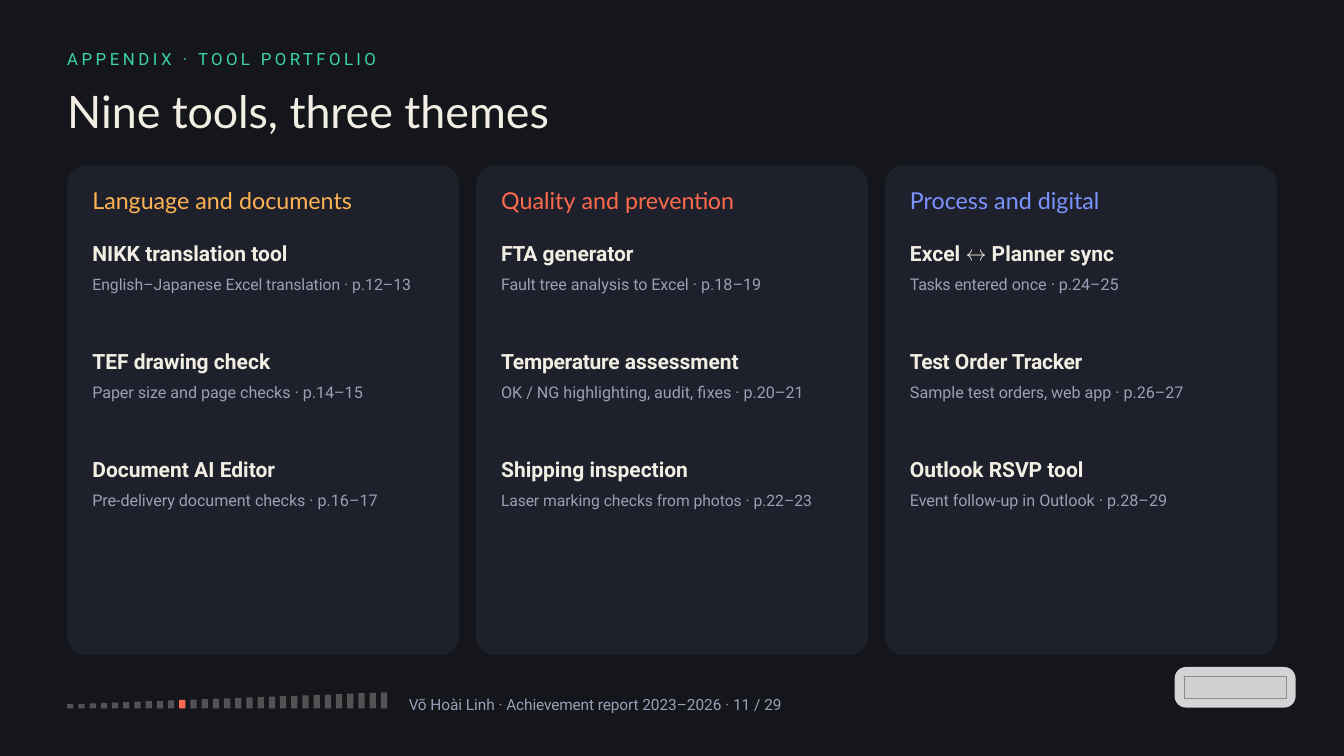
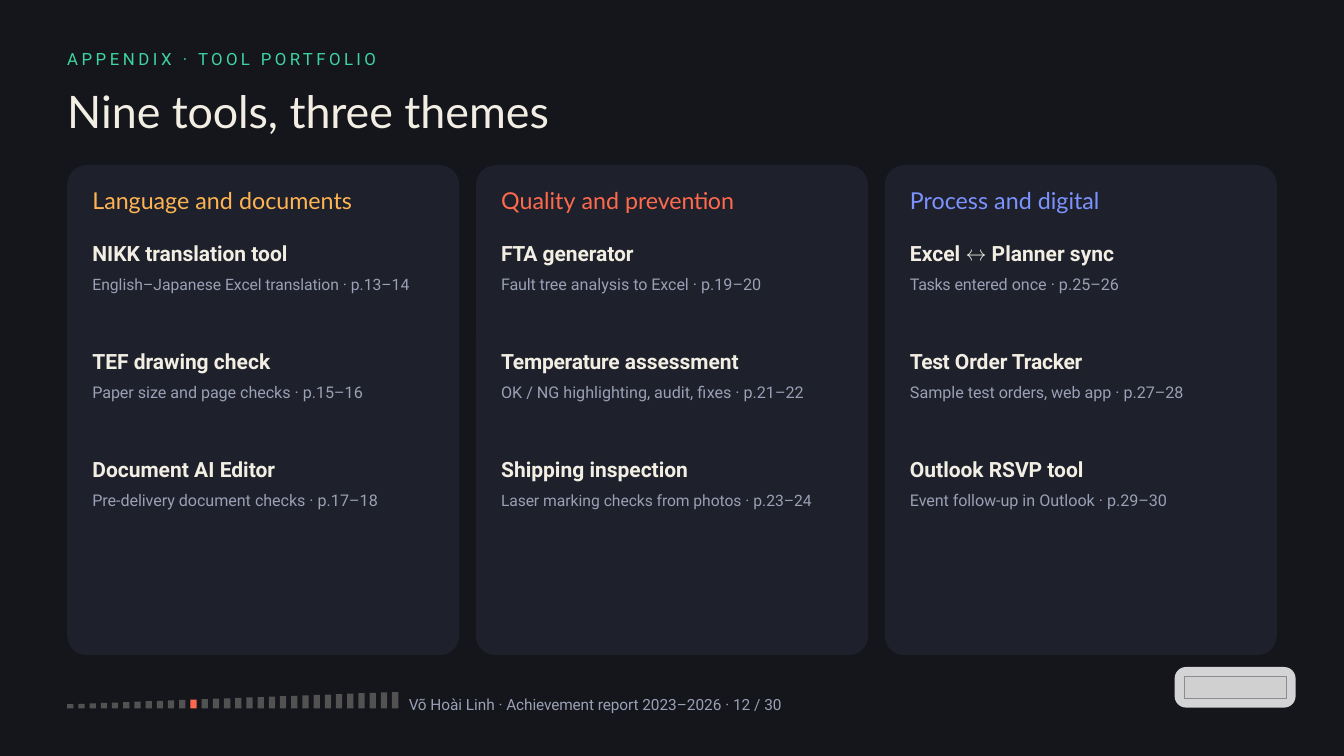
Before and after one commit to vohoailinh90/Multiple-report, a slide deck: slide 12 of reports/achievement-2023-2026/Linh_Vo_3-Year_Achievement_Report.pptx (slide 11 before the commit). Drawn at 1344x756 pixels with LibreOffice and Linux fonts; fonts in the diff are those of the drawing; grey boxes stand for pictures. Boxes give left, top, right and bottom in pixels: in the first picture for what was removed or moved away, otherwise in the second. Text is boxed around its words. In the diff, an @@ line names an element or a change of style, - is before the commit and + after.

```diff
--- a/reports/achievement-2023-2026/Linh_Vo_3-Year_Achievement_Report.pptx
+++ b/reports/achievement-2023-2026/Linh_Vo_3-Year_Achievement_Report.pptx
@@ text at <box>92,278,409,293</box>: text changed; size 16.9 to 16.8 pt @@
-English–Japanese Excel translation · p.12–13
+English–Japanese Excel translation · p.13–14
@@ text at <box>501,278,761,294</box>: text changed @@
-Fault tree analysis to Excel · p.18–19
+Fault tree analysis to Excel · p.19–20
@@ text at <box>910,278,1119,293</box>: text changed @@
-Tasks entered once · p.24–25
+Tasks entered once · p.25–26
@@ text at <box>92,386,363,402</box>: text changed @@
-Paper size and page checks · p.14–15
+Paper size and page checks · p.15–16
@@ text at <box>501,386,804,402</box>: text changed @@
-OK / NG highlighting, audit, fixes · p.20–21
+OK / NG highlighting, audit, fixes · p.21–22
@@ text at <box>910,386,1184,401</box>: text changed @@
-Sample test orders, web app · p.26–27
+Sample test orders, web app · p.27–28
@@ text at <box>92,494,378,510</box>: text changed @@
-Pre-delivery document checks · p.16–17
+Pre-delivery document checks · p.17–18
@@ text at <box>501,494,811,509</box>: text changed; size 16.8 to 16.7 pt @@
-Laser marking checks from photos · p.22–23
+Laser marking checks from photos · p.23–24
@@ text at <box>910,494,1167,509</box>: text changed @@
-Event follow-up in Outlook · p.28–29
+Event follow-up in Outlook · p.29–30
@@ rectangle at <box>179,700,185,708</box>: fill #FF6A4D to #F3EEE3 at 28% opacity @@
@@ rectangle at <box>190,700,196,708</box>: fill #F3EEE3 at 28% opacity to #FF6A4D @@
@@ rectangle added at <box>392,692,398,708</box>, fill #F3EEE3 at 28% opacity @@
@@ text at <box>409,698,781,713</box>: text changed @@
-Võ Hoài Linh · Achievement report 2023–2026 · 11 / 29
+Võ Hoài Linh · Achievement report 2023–2026 · 12 / 30
```
Also in this commit, not shown: 27 other slides changed, 1 slide added, 2 other files.
